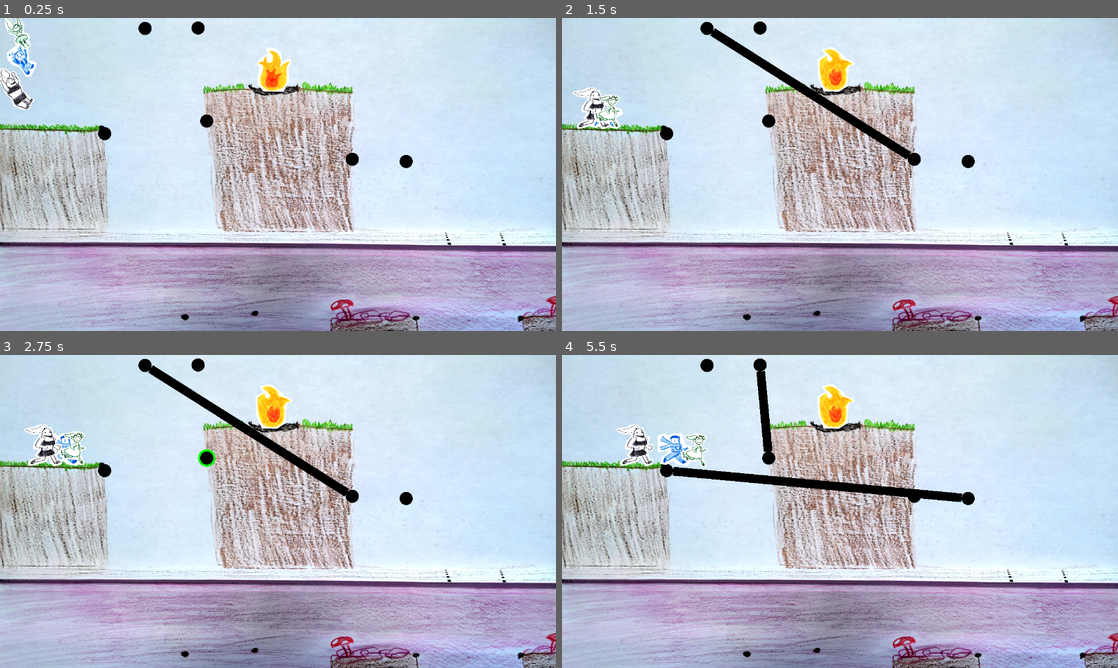
Above: before the commit, frames 1-4 (two rows, left to right).
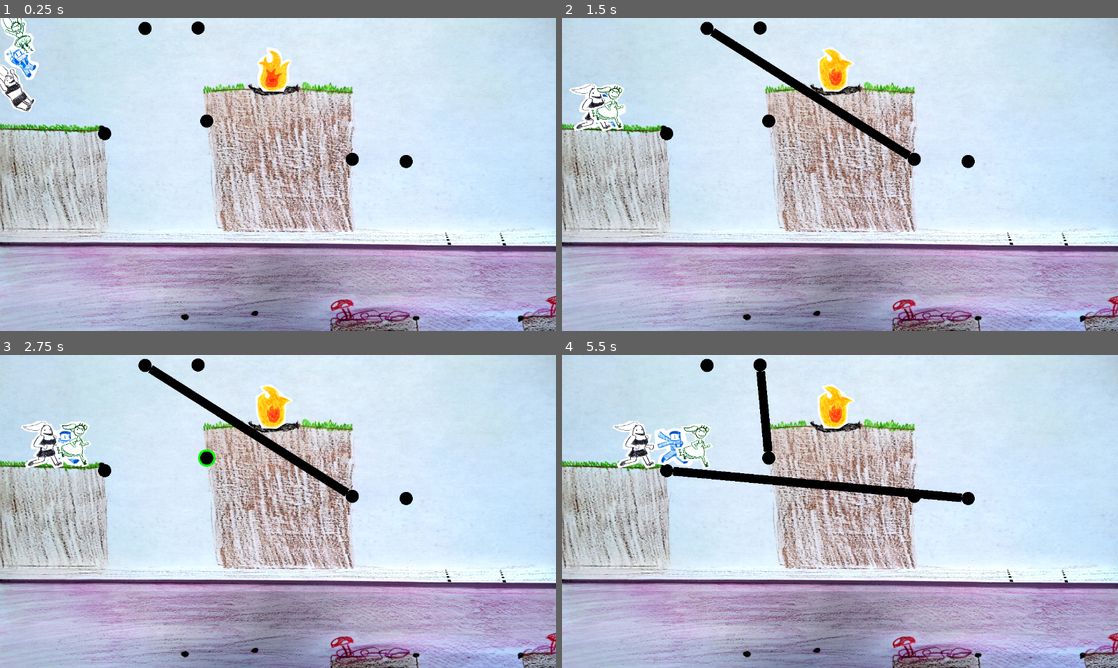
Above: after the commit, the same moments.

Repository: lambdaloop/crinkle-in-time
Game: Godot game, scene res://level1.tscn
Two runs of this game, one before a commit and one after it. Both use one fixed random seed, a clock stepped at 60 frames per second and the inputs below.
Inputs (mouse positions are in pixels of both pictures, inside the frame that each line leads up to):
- Up to frame 1 (0.25 s): no input
- Up to frame 2 (1.5 s): move the mouse to (706, 27) at 0.52 s; hold Right (ui_right) from 0.53 s (still down); click (706, 27) at 0.67 s; tap Up (ui_up) at 0.77 s; move the mouse to (912, 158) at 1.27 s; click (912, 158) at 1.42 s
- Up to frame 3 (2.75 s): tap Up (ui_up) at 1.52 s; move the mouse to (205, 458) at 2.02 s; release Right (ui_right) at 2.03 s; hold Left (ui_left) from 2.03 s (still down); click (205, 458) at 2.17 s
- Up to frame 4 (5.5 s): move the mouse to (762, 364) at 2.77 s; release Left (ui_left) at 2.78 s; hold Right (ui_right) 2.78-4.28 s; click (762, 364) at 2.92 s; tap Up (ui_up) at 3.02, 3.77, 4.52 s; move the mouse to (967, 498) at 3.52 s; click (967, 498) at 3.67 s; move the mouse to (667, 470) at 4.27 s; hold Left (ui_left) 4.28-5.03 s; click (667, 470) at 4.42 s; move the mouse to (812, 430) at 5.02 s; hold Right (ui_right) from 5.03 s (still down); click (812, 430) at 5.17 s

The runs differ from the first frame. In frame 1, 0.9% of the frame differs, in the area x 0-7%, y 0-30%; in frame 2, 0.8%; in frame 3, 0.9%; in frame 4, 1.3%, in the area x 9-28%, y 21-37%.

Commit message:
commit my changes

Diff:
--- a/jane.tscn
+++ b/jane.tscn
@@ -114,7 +114,8 @@
 script = ExtResource("1_0tkqg")
 
 [node name="AnimatedSprite2D" type="AnimatedSprite2D" parent="."]
-scale = Vector2(0.120518, 0.120518)
+position = Vector2(-1.8018, -1.8018)
+scale = Vector2(0.137004, 0.137004)
 sprite_frames = SubResource("SpriteFrames_csyww")
 animation = &"run"
 autoplay = "default"
--- a/level1.tscn
+++ b/level1.tscn
@@ -80,7 +80,7 @@
 position = Vector2(451, 210)
 
 [node name="CollisionShape2D" type="CollisionShape2D" parent="jump"]
-position = Vector2(5, -1)
+position = Vector2(-11, 0)
 shape = SubResource("RectangleShape2D_da6id")
 
 [node name="Node2D2" parent="." instance=ExtResource("5_foefw")]
--- a/sam.tscn
+++ b/sam.tscn
@@ -107,14 +107,14 @@
 }]
 
 [sub_resource type="RectangleShape2D" id="RectangleShape2D_4bjri"]
-size = Vector2(62, 78.9688)
+size = Vector2(62, 90.4844)
 
 [node name="sam" type="CharacterBody2D"]
 collision_layer = 2
 script = ExtResource("1_bkd6v")
 
 [node name="AnimatedSprite2D" type="AnimatedSprite2D" parent="."]
-scale = Vector2(0.157562, 0.157562)
+scale = Vector2(0.18425, 0.18425)
 sprite_frames = SubResource("SpriteFrames_eqvf5")
 animation = &"crinkles"
 autoplay = "default"
--- a/spring.gd
+++ b/spring.gd
@@ -13,7 +13,7 @@
 func jump():
     jumping = true
     $AnimatedSprite2D.play("jump")
-    velocity.x = 100
+    velocity.x = 60
     var tween = create_tween()
     tween.tween_property(self, "position:y", position.y - 100, 1)
     tween.tween_callback(func(): jumping = false)
--- a/spring.tscn
+++ b/spring.tscn
@@ -19,11 +19,7 @@
 atlas = ExtResource("2_rgl5t")
 region = Rect2(1364, 0, 682, 682)
 
-[sub_resource type="AtlasTexture" id="AtlasTexture_vd3mh"]
-atlas = ExtResource("2_rgl5t")
-region = Rect2(0, 682, 682, 682)
-
-[sub_resource type="AtlasTexture" id="AtlasTexture_voc3n"]
+[sub_resource type="AtlasTexture" id="AtlasTexture_ek4we"]
 atlas = ExtResource("2_rgl5t")
 region = Rect2(682, 682, 682, 682)
 
@@ -66,10 +62,7 @@
 }, {
 "frames": [{
 "duration": 1.0,
-"texture": SubResource("AtlasTexture_vd3mh")
-}, {
-"duration": 1.0,
-"texture": SubResource("AtlasTexture_voc3n")
+"texture": SubResource("AtlasTexture_ek4we")
 }],
 "loop": true,
 "name": &"jump",
@@ -88,16 +81,15 @@
 }]
 
 [sub_resource type="RectangleShape2D" id="RectangleShape2D_4bjri"]
-size = Vector2(62, 78.9688)
+size = Vector2(62, 97.9922)
 
 [node name="spring" type="CharacterBody2D"]
 collision_layer = 2
 script = ExtResource("1_7scth")
 
 [node name="AnimatedSprite2D" type="AnimatedSprite2D" parent="."]
-scale = Vector2(0.114904, 0.114904)
+scale = Vector2(0.154226, 0.154226)
 sprite_frames = SubResource("SpriteFrames_vkr0q")
-animation = &"run"
 autoplay = "default"
 
 [node name="Area2D" type="Area2D" parent="."]
Not shown: 1 places in spring.tscn that only renumber resources
